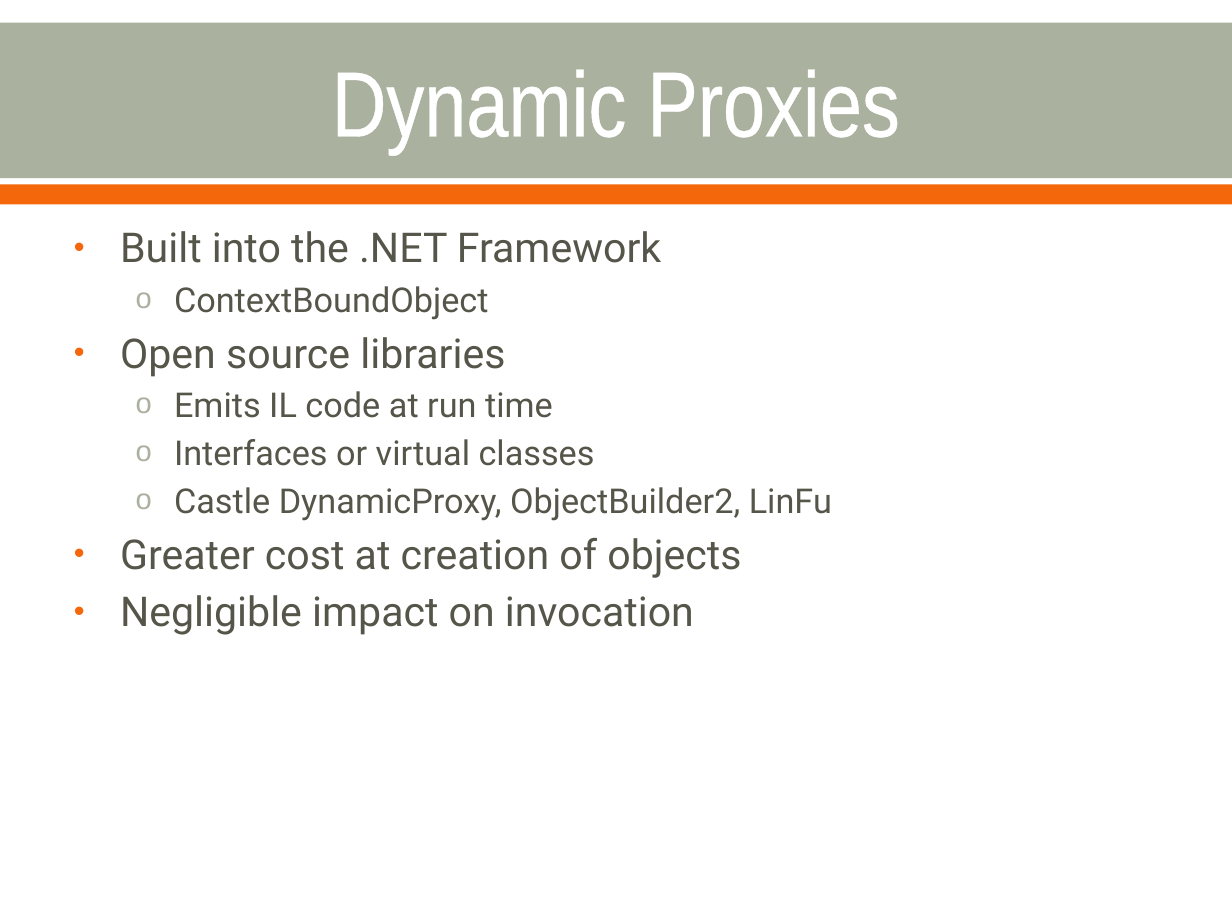
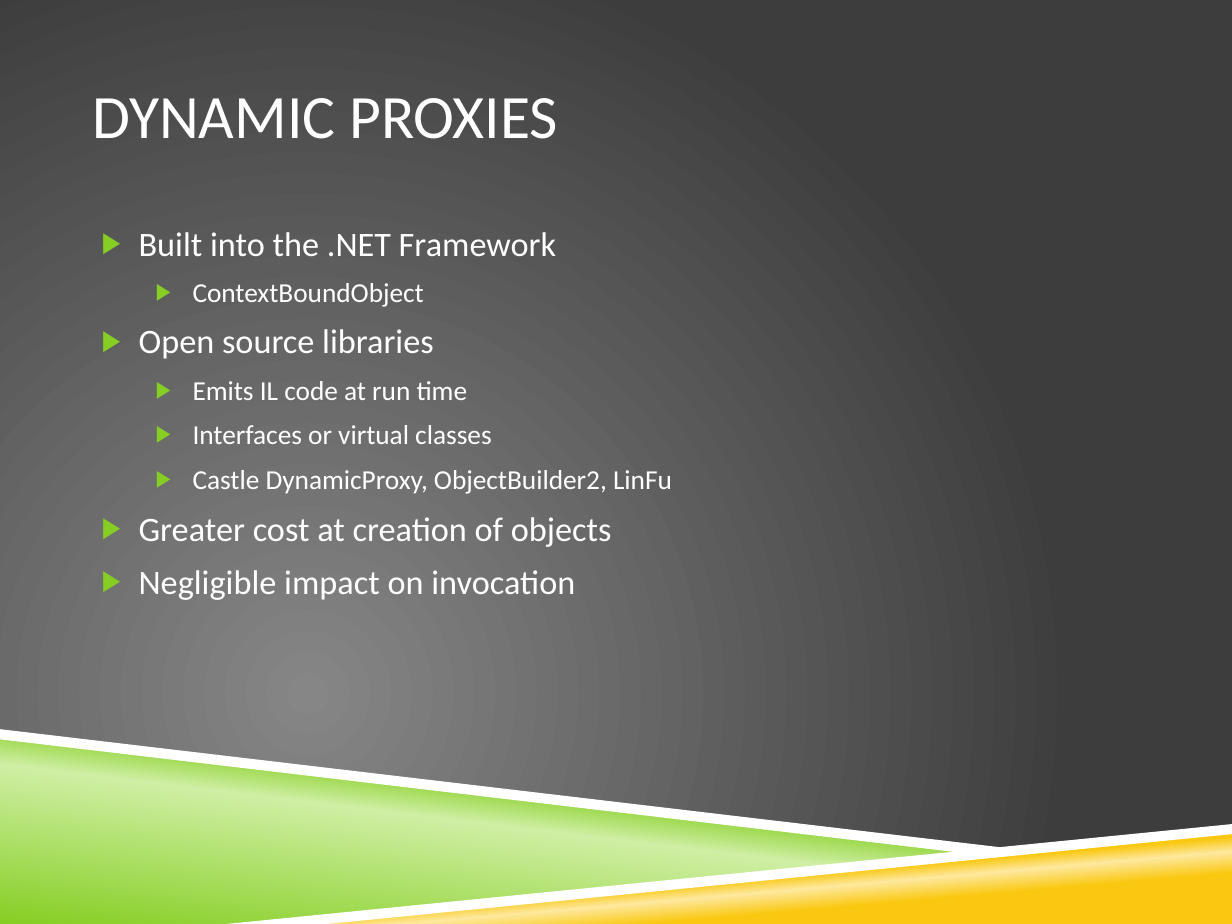
Before and after one commit to bling/AOPDemo, a slide deck: slide 11 of Aspect Oriented Programming.pptx. Drawn at 1232x924 pixels with LibreOffice and Linux fonts; fonts in the diff are those of the drawing; background and template pictures are left out. Boxes give left, top, right and bottom in pixels: in the first picture for what was removed or moved away, otherwise in the second. Text is boxed around its words. In the diff, an @@ line names an element or a change of style, - is before the commit and + after.

```diff
--- a/Aspect Oriented Programming.pptx
+++ b/Aspect Oriented Programming.pptx
@@ background #FFFFFF to picture (left out) @@
@@ rectangle removed at [0,22,1232,177] @@
@@ title at [92,98,558,139]: text changed; size 54 to 36 pt; font Arial Narrow to Calibri @@
-Dynamic Proxies
+DYNAMIC PROXIES
@@ rectangle removed at [0,185,1232,205] @@
@@ text "Built into the .NET Framework": place and size @@
-text "Built into the .NET Framework" at [120,231,832,635]
+text "Built into the .NET Framework" at [139,232,672,600]
@@ text "Built into the .NET Framework" at [139,232,672,600]: size 24 to 20 pt in "Built into the .NET Framework", "Open source libraries", "Greater cost at creation of objects", "Negligible impact on invocation"; font Roboto to Calibri, text colour #55554A to #FFFFFF; size 20 to 16 pt in "ContextBoundObject", "Emits IL code at run time", "Interfaces or virtual classes", "Castle DynamicProxy, ObjectBuilder2, LinFu"; bullet • to ▶; more space between paragraphs; bullet colour #F4680B to #86CE24; bullet o to ▶; bullet colour #ABB19F to #86CE24 @@
@@ freeform shape added at [0,736,976,924], fill gradient #86CE24 to #CFEFA4 @@
@@ freeform shape added at [0,729,1025,854], fill #FFFFFF @@
@@ freeform shape added at [227,824,1232,924], fill #FFFFFF @@
@@ freeform shape added at [244,828,1232,924], fill gradient #FAC810 to #FDE99F @@
```
Also in this commit, not shown: 29 other slides changed, 1 slide removed, 11 other files.
